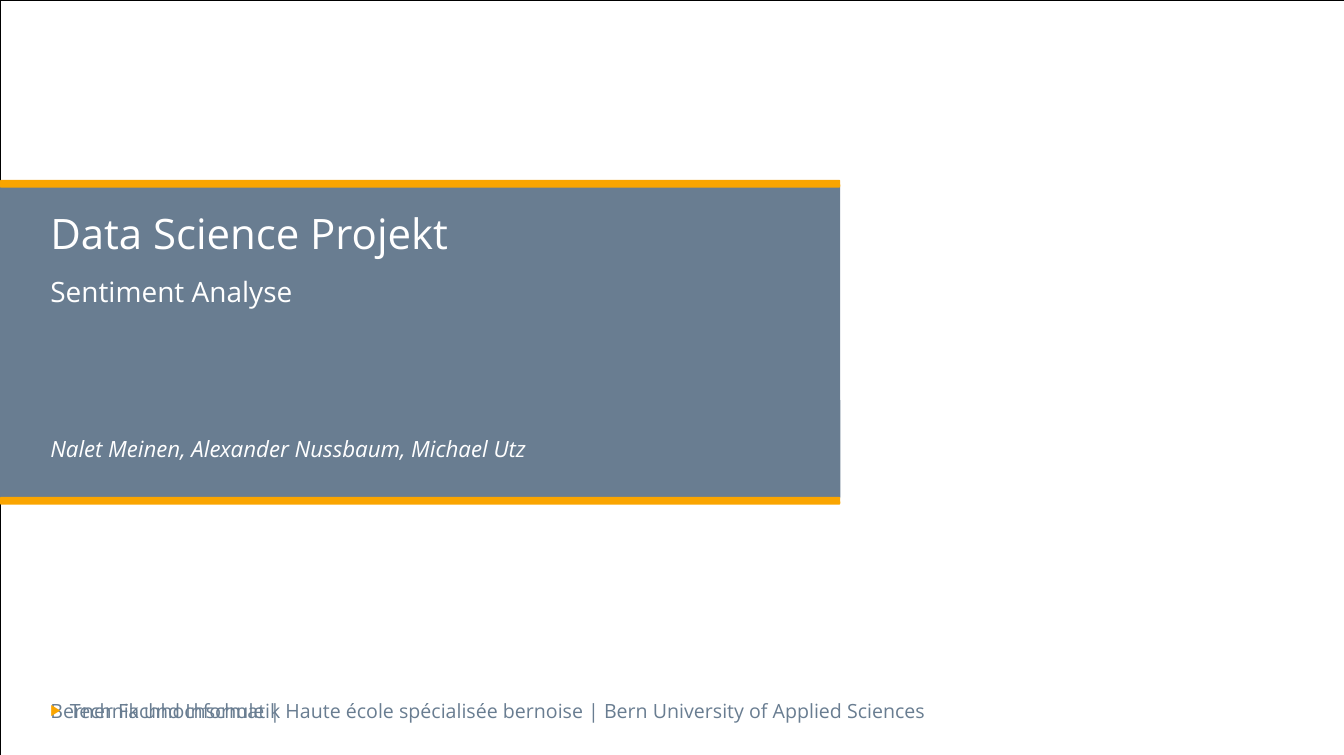
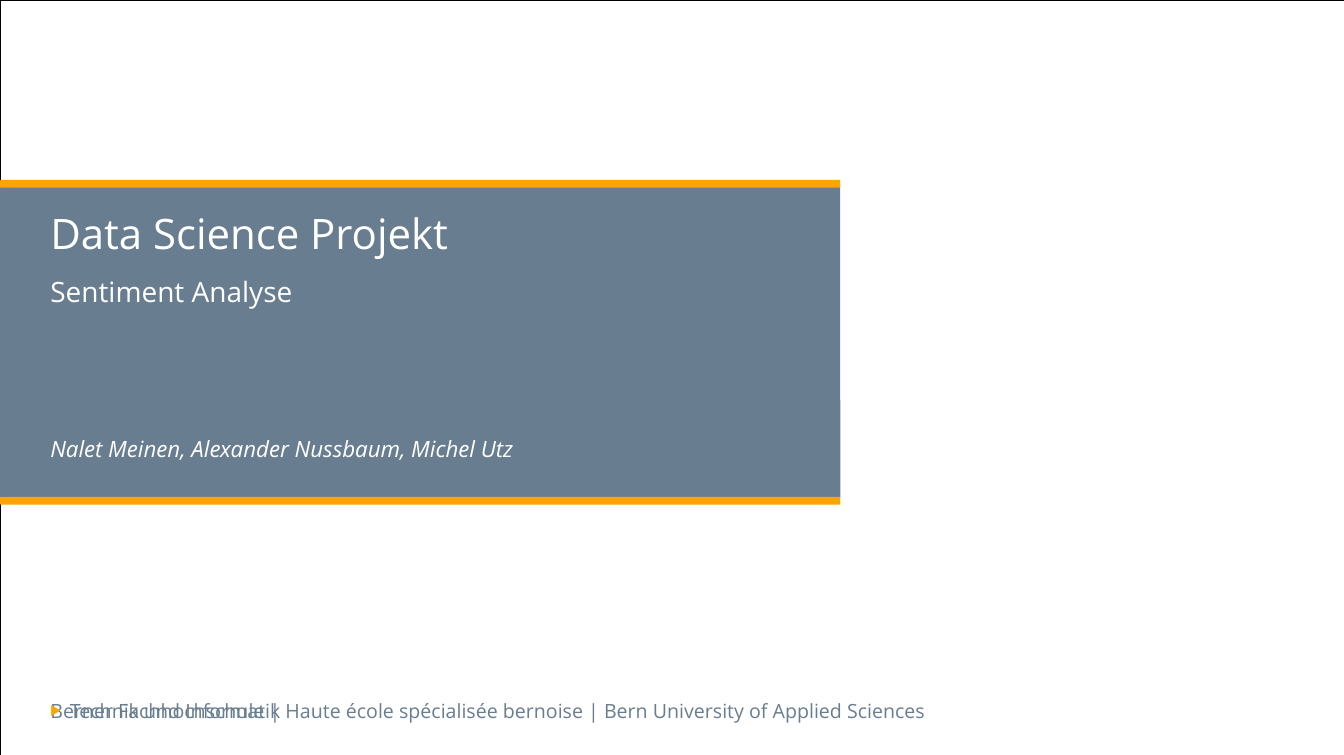
Before and after one commit to nussa2/ch.bfh.bti7535.w2017.-group-name-, a slide deck: slide 1 of doc/Presentation.pptx. Drawn at 1344x755 pixels with LibreOffice and Linux fonts; fonts in the diff are those of the drawing; background and template pictures are left out. Boxes give left, top, right and bottom in pixels: in the first picture for what was removed or moved away, otherwise in the second. Text is boxed around its words. In the diff, an @@ line names an element or a change of style, - is before the commit and + after.

Commit message:
Anpassung Präsentation und Rechtschreibung

```diff
--- a/doc/Presentation.pptx
+++ b/doc/Presentation.pptx
@@ subtitle at box(50, 440, 513, 460): text changed @@
-Nalet Meinen, Alexander Nussbaum, Michael Utz
+Nalet Meinen, Alexander Nussbaum, Michel Utz
```
Also in this commit, not shown: 2 other files.
